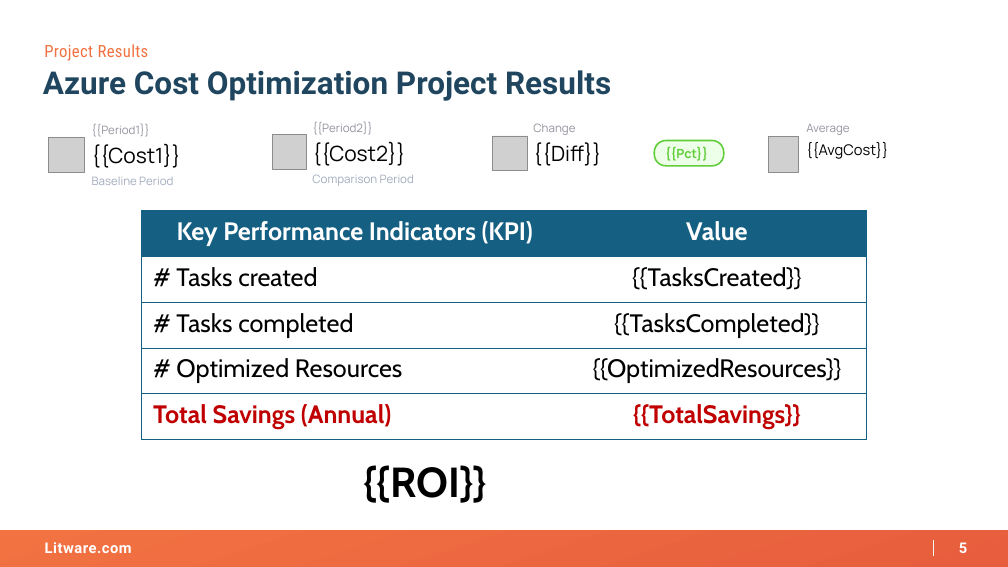
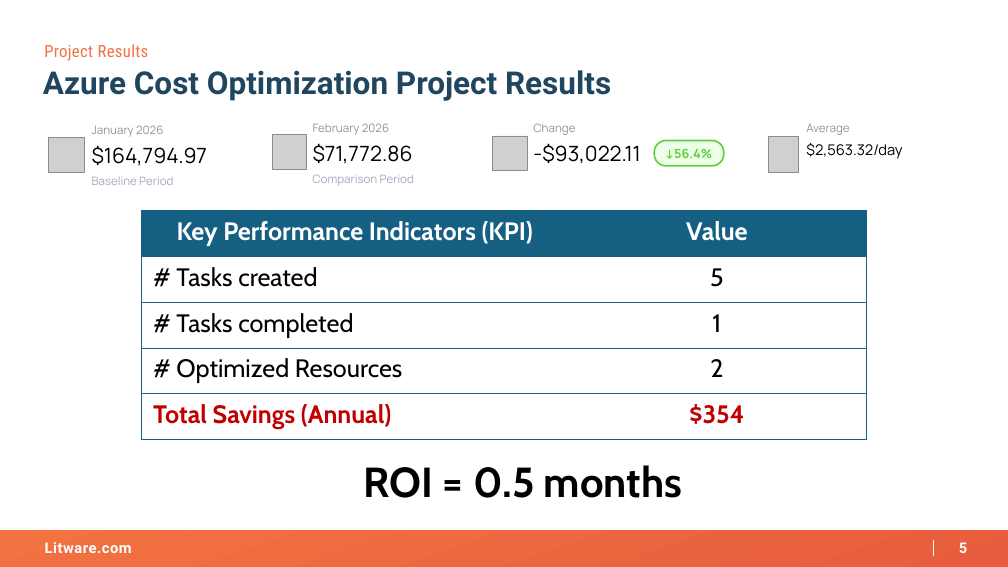
Before and after one commit to reaver89/agenticit, a slide deck: slide 5 of Adventure Works - Cost Optimization - 2026-02-20 (vbox-task-1452)/artifacts/project-results-deck.pptx. Drawn at 1008x567 pixels with LibreOffice and Linux fonts; fonts in the diff are those of the drawing; grey boxes stand for pictures; background and template pictures are left out. Boxes give left, top, right and bottom in pixels: in the first picture for what was removed or moved away, otherwise in the second. Text is boxed around its words. In the diff, an @@ line names an element or a change of style, - is before the commit and + after.

Commit message:
[Adventure Works - Cost Optimization - 2026-02-20 (vbox-task-1452)] Update artifacts/project-results-deck.pptx

```diff
--- a/Adventure Works - Cost Optimization - 2026-02-20 (vbox-task-1452)/artifacts/project-results-deck.pptx
+++ b/Adventure Works - Cost Optimization - 2026-02-20 (vbox-task-1452)/artifacts/project-results-deck.pptx
@@ text at [92,145,207,165]: text changed @@
-{{Cost1}}
+$164,794.97
@@ text at [92,125,163,137]: text changed @@
-{{Period1}}
+January 2026
@@ text at [313,143,413,164]: text changed @@
-{{Cost2}}
+$71,772.86
@@ text at [313,123,389,135]: text changed @@
-{{Period2}}
+February 2026
@@ text at [533,143,640,163]: text changed @@
-{{Diff}}
+-$93,022.11
@@ text in rounded rectangle at [665,149,712,159]: text changed @@
-{{Pct}}
+↓56.4%
@@ text at [806,143,902,159]: text changed @@
-{{AvgCost}}
+$2,563.32/day
@@ table at [141,211,866,440] @@
-row 2, column 2: {{TasksCreated}}
+row 2, column 2: 5
-row 3, column 2: {{TasksCompleted}}
+row 3, column 2: 1
-row 4, column 2: {{OptimizedResources}}
+row 4, column 2: 2
-row 5, column 2: {{TotalSavings}}
+row 5, column 2: $354
@@ text at [364,465,682,498]: text changed @@
-{{ROI}}
+ROI = 0.5 months
```
Also in this commit, not shown: 5 other slides changed.
